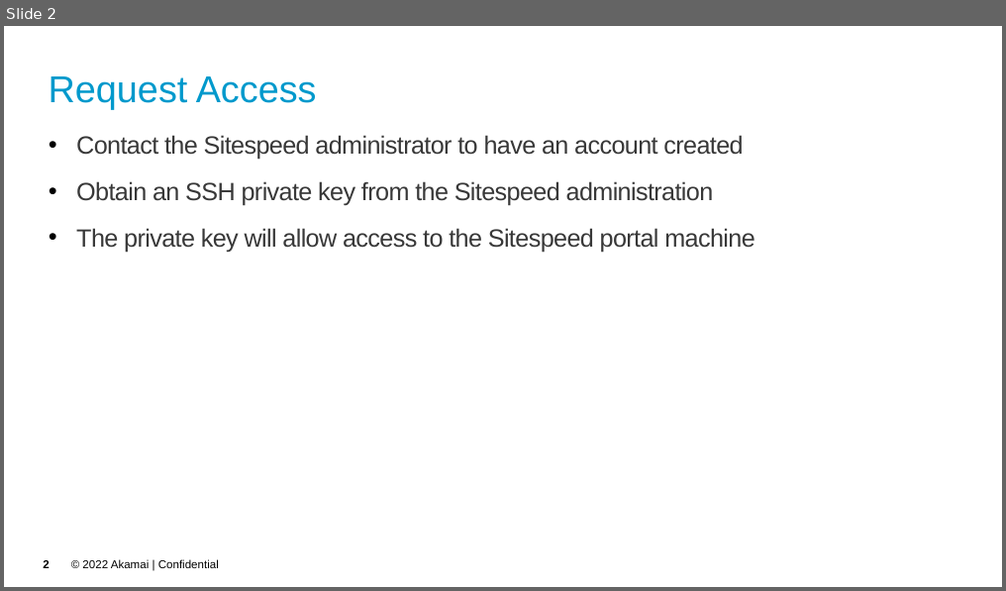
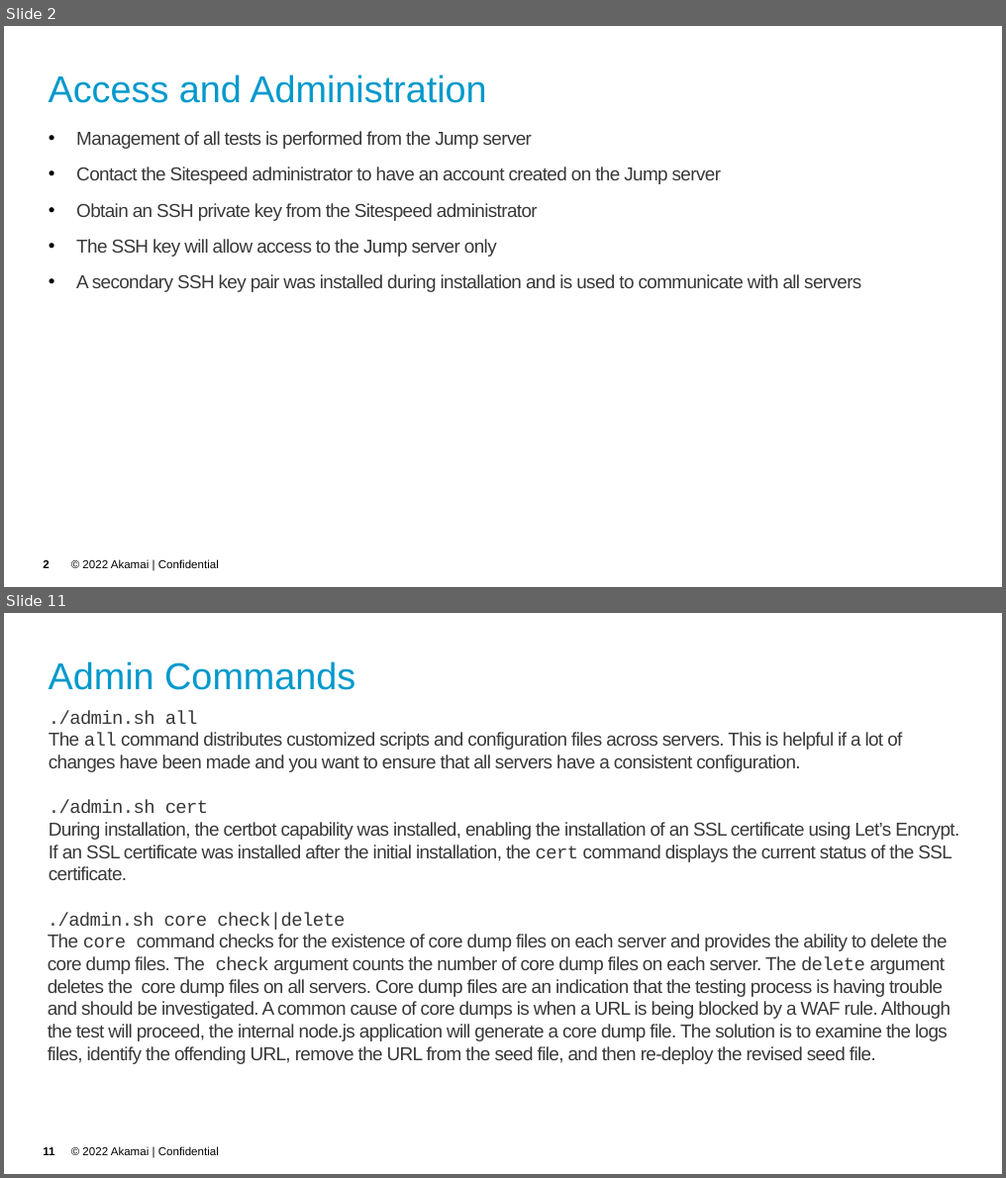
Before and after one commit to akamai-consulting/sitespeed, a slide deck: Info/Guide.pptx. Shown one above the other, each under a label of ours: slide 2 before the commit, slides 2 and 11 after it; the slides between them are not shown. The pictures are 1006x591 and 1006x1178 pixels, drawn with LibreOffice and Linux fonts; fonts in the diff are those of the drawing; background and template pictures are left out. Boxes give left, top, right and bottom in pixels: in the first picture for what was removed or moved away, otherwise in the second. Text is boxed around its words. In the diff, an @@ line names an element or a change of style, - is before the commit and + after.

```diff
--- a/Info/Guide.pptx
+++ b/Info/Guide.pptx
@@ slide 11 added at [4, 613, 1002, 1174], background picture (left out); not listed: 2 template elements that a slide beside it also shows @@
@@ title added at [49, 662, 355, 690], 36 pt, text #0099CC @@
+Admin Commands
@@ text added at [48, 710, 959, 1064], 18 pt, text #383838 @@
+./admin.sh all
+The all command distributes customized scripts and configuration files across servers. This is helpful if a lot of changes have been made and you want to ensure that all servers have a consistent configuration.
+./admin.sh cert
+During installation, the certbot capability was installed, enabling the installation of an SSL certificate using Let’s Encrypt. If an SSL certificate was installed after the initial installation, the cert command displays the current status of the SSL certificate.
+./admin.sh core check|delete
+The core command checks for the existence of core dump files on each server and provides the ability to delete the core dump files. The check argument counts the number of core dump files on each server. The delete argument deletes the core dump files on all servers. Core dump files are an indication that the testing process is having trouble and should be investigated. A common cause of core dumps is when a URL is being blocked by a WAF rule. Although the test will proceed, the internal node.js application will generate a core dump file. The solution is to examine the logs files, identify the offending URL, remove the URL from the seed file, and then re-deploy the revised seed file.
@@ slide 2 changed as well @@
@@ title at [49, 75, 486, 103]: text changed @@
-Request Access
+Access and Administration
@@ text at [76, 131, 861, 292]: text changed; size 24 to 18 pt @@
-• Contact the Sitespeed administrator to have an account created
-• Obtain an SSH private key from the Sitespeed administration
-• The private key will allow access to the Sitespeed portal machine
+• Management of all tests is performed from the Jump server
+• Contact the Sitespeed administrator to have an account created on the Jump server
+• Obtain an SSH private key from the Sitespeed administrator
+• The SSH key will allow access to the Jump server only
+• A secondary SSH key pair was installed during installation and is used to communicate with all servers
```
Also in this commit, not shown: 6 other slides changed, 8 other slides added, 1 other file.
